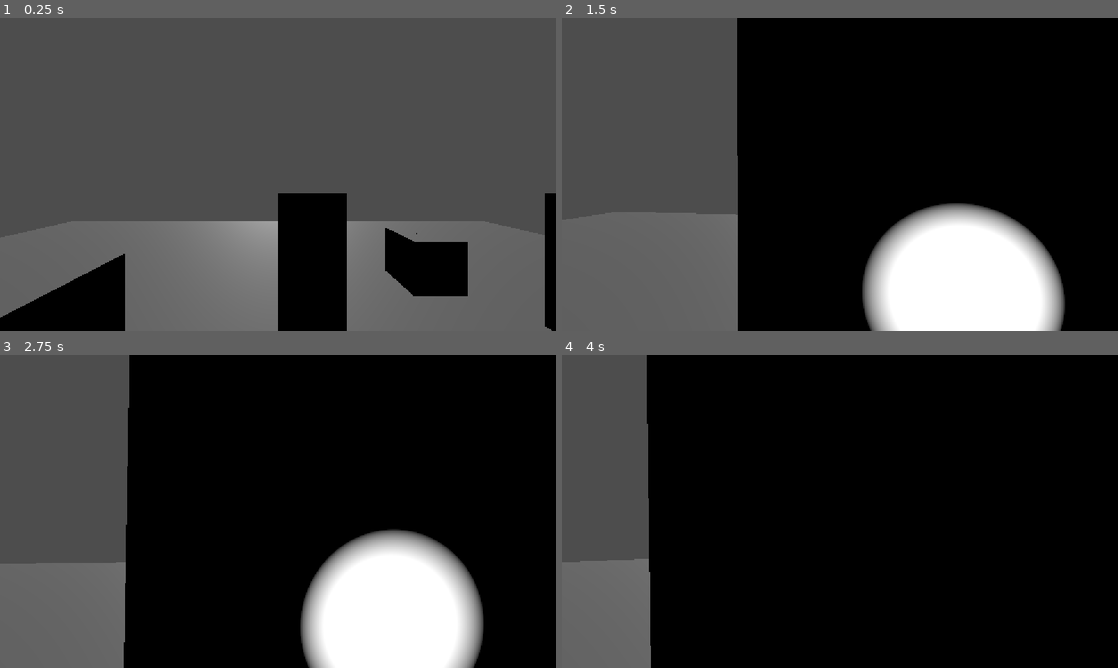
Above: before the commit, frames 1-4 (two rows, left to right).
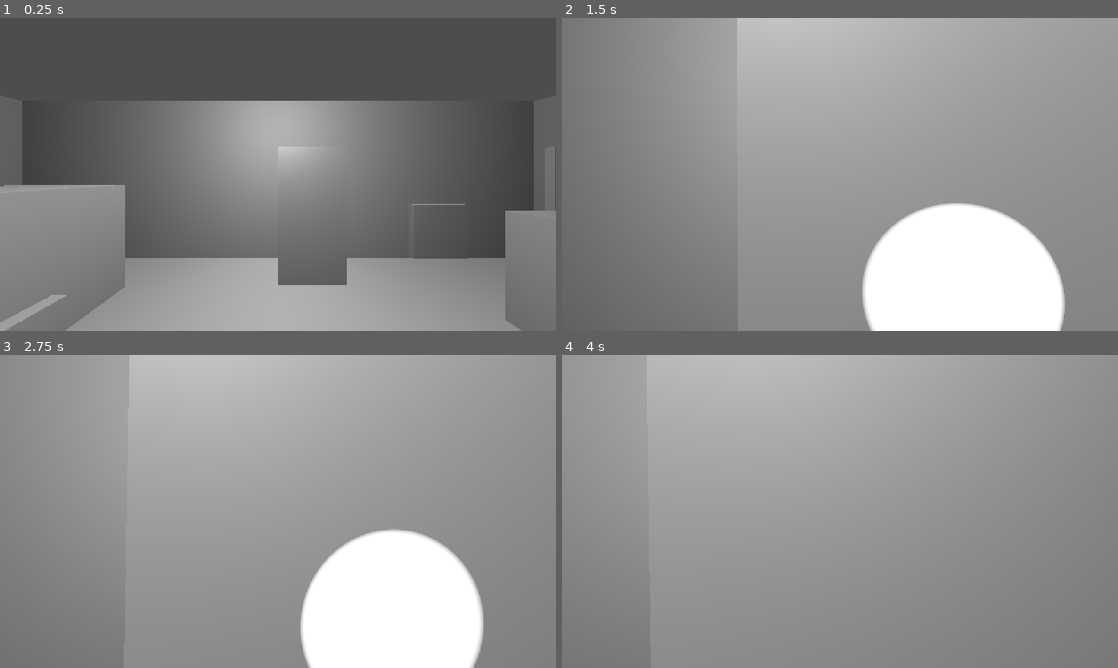
Above: after the commit, the same moments.

Repository: V-spike/nights-of-tec
Game: Godot game, scene res://scenes/test/yuu/test_player.tscn
Two runs of this game, one before a commit and one after it. Both use one fixed random seed, a clock stepped at 60 frames per second and the inputs below. This scene is started directly instead of the project's main scene.
Inputs (mouse positions are in pixels of both pictures, inside the frame that each line leads up to):
- Up to frame 1 (0.25 s): no input
- Up to frame 2 (1.5 s): move the mouse to (867, 174) at 0.52 s; hold F (flashlight) 0.53-1.28 s; hold W (move_forward) from 0.53 s (still down); move the mouse to (812, 174) at 1.27 s; tap E (interact) at 1.35 s
- Up to frame 3 (2.75 s): keep holding W (move_forward); tap Enter at 2 s; move the mouse to (289, 505) at 2.02 s; hold Shift (run) from 2.03 s (still down)
- Up to frame 4 (4 s): keep holding W (move_forward); tap Space at 2.75 s; move the mouse to (834, 517) at 2.77 s; release Shift (run) at 2.78 s; tap F (flashlight) at 2.85 s; tap Enter at 3.5 s; move the mouse to (878, 514) at 3.52 s; hold E (interact) from 3.53 s (still down)

The runs differ from the first frame. In frame 1, 50% of the frame differs, in the area x 0-100%, y 26-100%; in frame 2, 81%; in frame 3, 87%; in frame 4, 97%, in the area x 0-100%, y 0-100%.

Commit message:
L: spawn del jugador en PlayerSpawn

Diff:
--- a/scenes/test/yuu/test_player.tscn
+++ b/scenes/test/yuu/test_player.tscn
@@ -6,6 +6,7 @@
 [ext_resource type="PackedScene" uid="uid://pdfynglir4n4" path="res://scenes/interactables/code_door.tscn" id="1_qokvh"]
 [ext_resource type="PackedScene" uid="uid://bday7qfa5qayn" path="res://scenes/interactables/note.tscn" id="1_v8p3s"]
 [ext_resource type="Script" uid="uid://dloes5qpyfd5l" path="res://scenes/interactables/interactable.gd" id="2_76ft7"]
+[ext_resource type="PackedScene" uid="uid://dxo5q0ialgpok" path="res://scenes/levels/lab_start.tscn" id="7_cgf2h"]
 
 [sub_resource type="BoxShape3D" id="BoxShape3D_hfuxe"]
 
@@ -25,7 +26,7 @@
 key_id = "llave_lab"
 
 [node name="Player" parent="." unique_id=1111197248 instance=ExtResource("1_hw6yv")]
-transform = Transform3D(1, 0, 0, 0, 1, 0, 0, 0, 1, 0, 1, 0)
+transform = Transform3D(1, 0, 0, 0, 1, 0, 0, 0, 1, -8, 1, 10)
 
 [node name="Piso" type="CSGBox3D" parent="." unique_id=222327913]
 transform = Transform3D(1, 0, 0, 0, 1, 0, 0, 0, 1, 0, -0.5, 0)
@@ -55,3 +56,5 @@
 
 [node name="MeshInstance3D" type="MeshInstance3D" parent="CajaPrueba" unique_id=1138553893]
 mesh = SubResource("BoxMesh_b7hpn")
+
+[node name="LabStart" parent="." unique_id=1088712379 instance=ExtResource("7_cgf2h")]
--- a/scripts/player/player.gd
+++ b/scripts/player/player.gd
@@ -26,6 +26,11 @@
 	Input.mouse_mode = Input.MOUSE_MODE_CAPTURED
 	#escucha la señal de captura del guardia
 	GameState.player_caught.connect(_on_caught)
+		# Al nacer, ir al PlayerSpawn de lab_start
+	var spawn := get_tree().get_first_node_in_group("player_spawn") as Node3D
+	if spawn != null:
+		global_position = spawn.global_position
+		rotation.y = spawn.global_rotation.y
 #cuando el usuario presiona una tecla o mueve el mouse
 func _unhandled_input(event: InputEvent) -> void:
 	#pregunta si la entrada es "esc" asociada a ui cancel, activa el cursor
